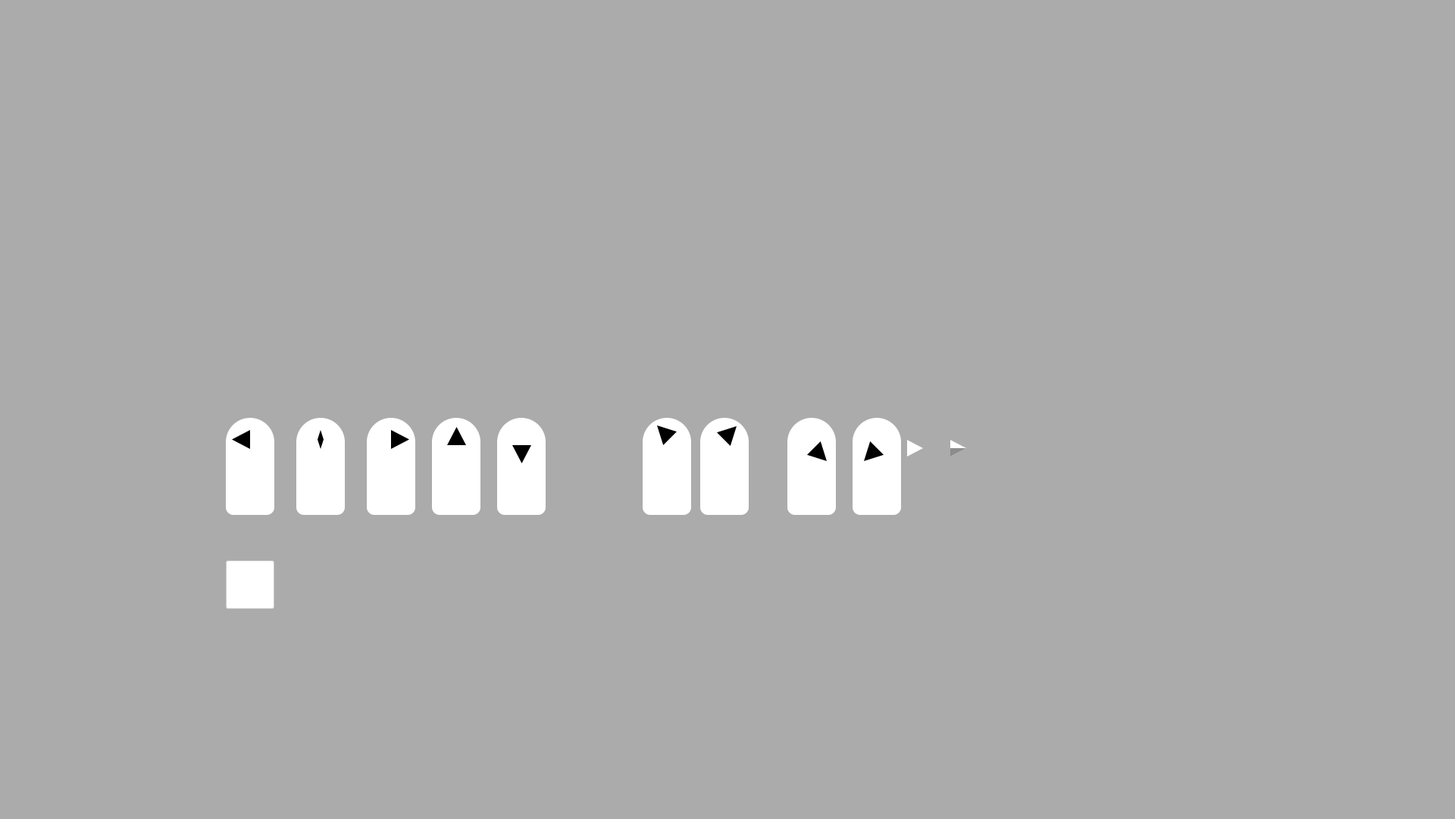
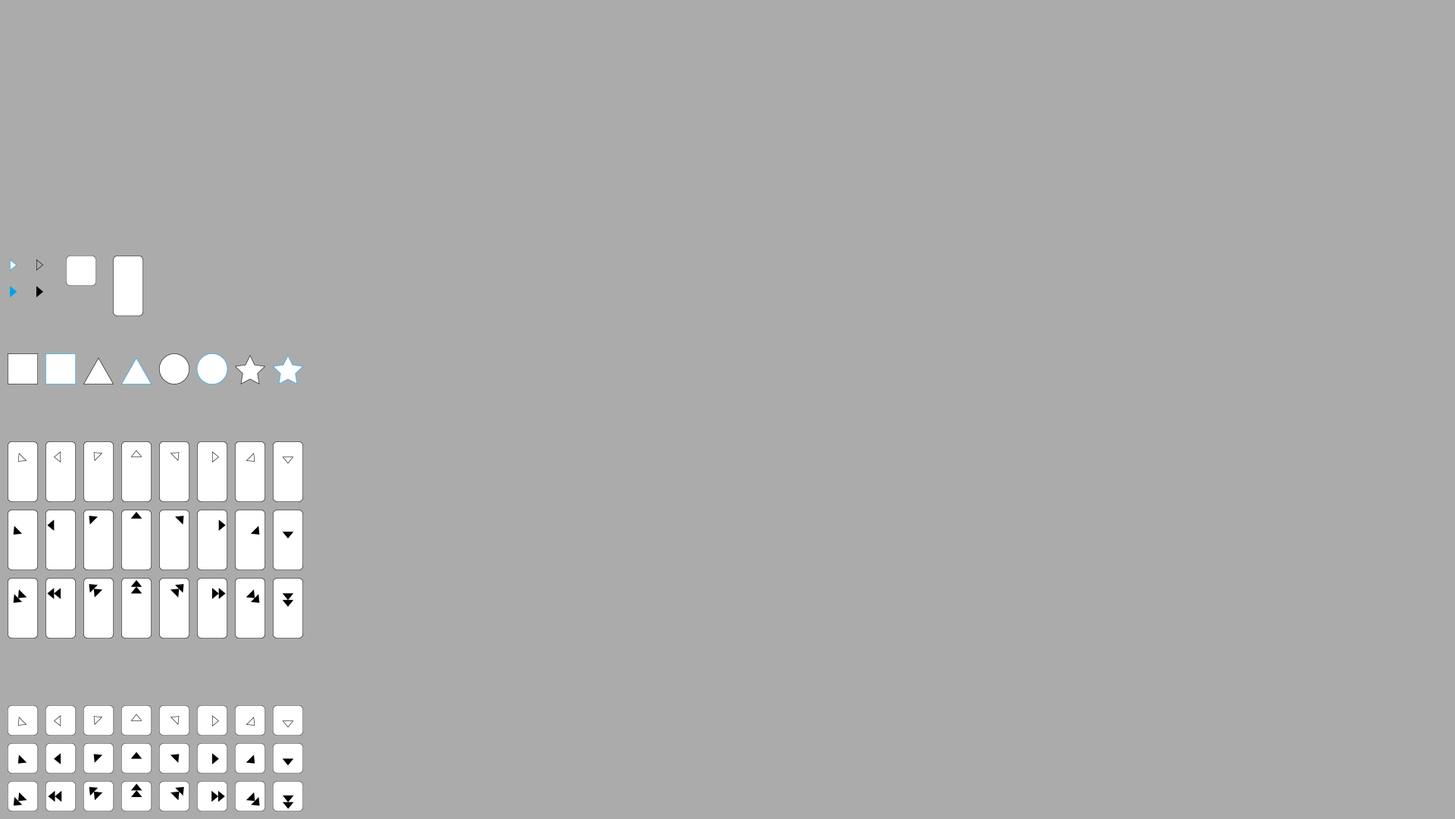
Comparing the layer stacks of the two 1455 x 819 images. Changes:
removed group "PlayerFallLeft" (4 layers) over [852, 417, 902, 515]
removed group "PlayerFall" (1st of 4, in "PlayerFallLeft") (3 layers) from group "PlayerFallLeft" over [852, 417, 902, 515]
removed group "PlayerFallRight" (4 layers) over [787, 417, 837, 515]
removed group "PlayerFall" (2nd of 4, in "PlayerFallRight") (3 layers) from group "PlayerFallRight" over [787, 417, 837, 515]
removed group "PlayerFall" (3rd of 4) (4 layers) over [497, 417, 546, 515]
removed group "PlayerFall" (4th of 4, in "PlayerFall") (3 layers) from group "PlayerFall" over [497, 417, 546, 515]
removed group "PlayerJumpRight" (4 layers) over [700, 417, 749, 515]
removed group "PlayerJump" (1st of 4, in "PlayerJumpRight") (3 layers) from group "PlayerJumpRight" over [700, 417, 749, 515]
removed group "PlayerJumpLeft" (4 layers) over [642, 417, 692, 515]
removed group "PlayerJump" (2nd of 4, in "PlayerJumpLeft") (3 layers) from group "PlayerJumpLeft" over [642, 417, 692, 515]
removed group "PlayerWalkLeft" (4 layers) over [225, 417, 275, 515]
removed group "PlayerLeft" (3 layers) from group "PlayerWalkLeft" over [225, 417, 275, 515]
removed group "PlayerWalkRight" (4 layers) over [366, 417, 416, 515]
removed group "PlayerRight" (3 layers) from group "PlayerWalkRight" over [366, 417, 416, 515]
added group "ShortCharacter" with 1 layers above "Shapes" over [7, 704, 304, 812]
added layer "ベクトルスマートオブジェクト" (4th of 6, in "ShortCharacter") in group "ShortCharacter" over [7, 704, 304, 812]
added group "Shapes" with 1 layers above "TallCharacter" over [7, 353, 304, 385]
added layer "ベクトルスマートオブジェクト" (5th of 6, in "Shapes") in group "Shapes" over [7, 353, 304, 385]
added group "TallCharacter" with 1 layers above "背景" over [7, 441, 304, 639]
added layer "ベクトルスマートオブジェクト" (6th of 6, in "TallCharacter") in group "TallCharacter" over [7, 441, 304, 639]
…and 44 more changes (6 added, 38 removed)
